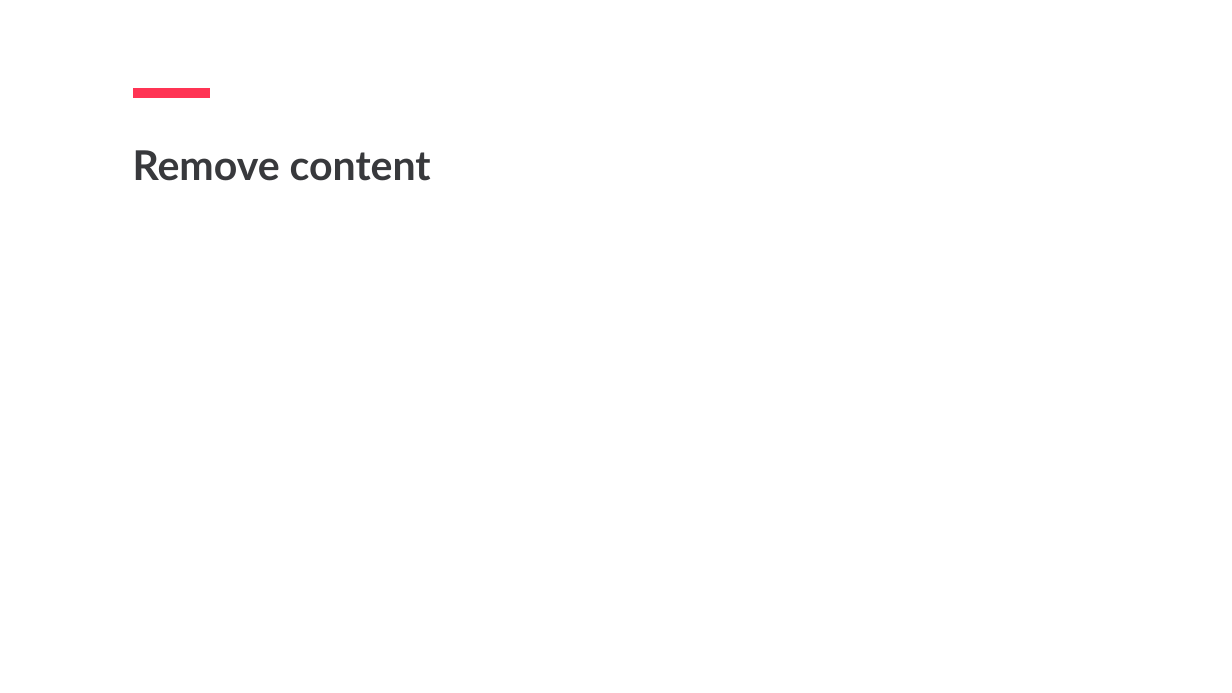
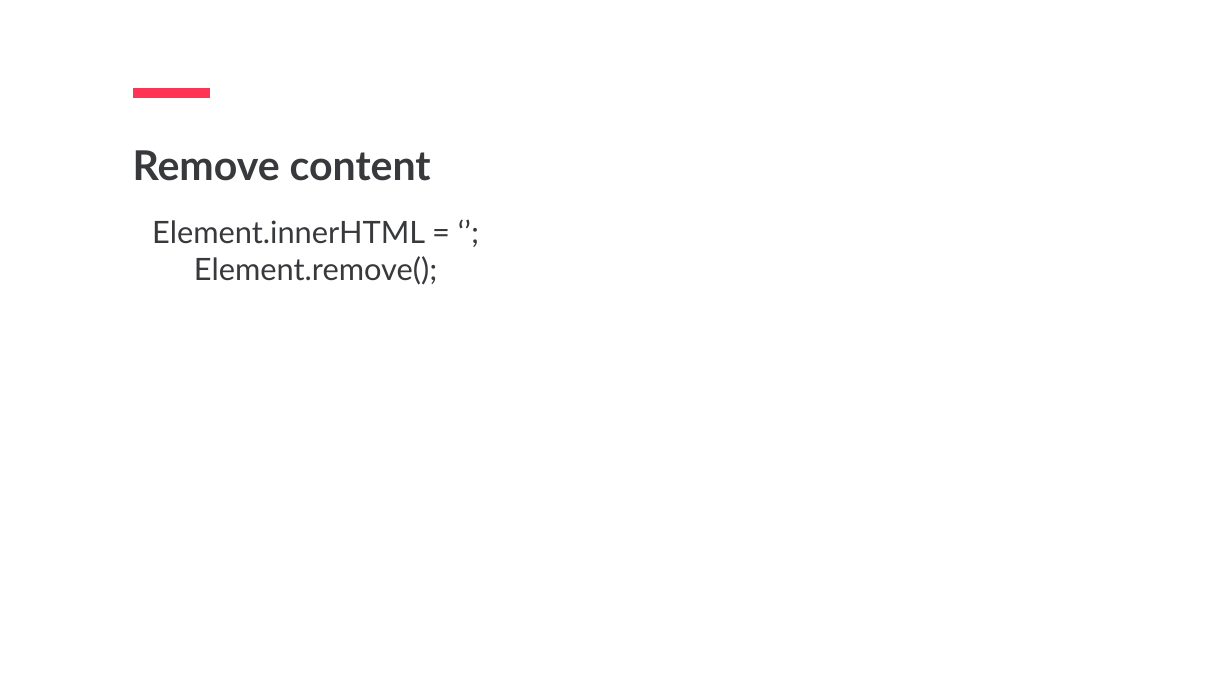
Before and after one commit to jpotapova/js-lecture-2, a slide deck: slide 3 of slides.pptx (slide 10 before the commit). Drawn at 1232x693 pixels with LibreOffice and Linux fonts; fonts in the diff are those of the drawing. Boxes give left, top, right and bottom in pixels: in the first picture for what was removed or moved away, otherwise in the second. Text is boxed around its words. In the diff, an @@ line names an element or a change of style, - is before the commit and + after.

```diff
--- a/slides.pptx
+++ b/slides.pptx
@@ text added at bbox=[152, 220, 437, 285], 48 pt, text #38393C @@
+Element.innerHTML = ‘’;
+Element.remove();
```
Also in this commit, not shown: 2 other slides changed, 11 slides added, 1 slide removed, 11 other files.
